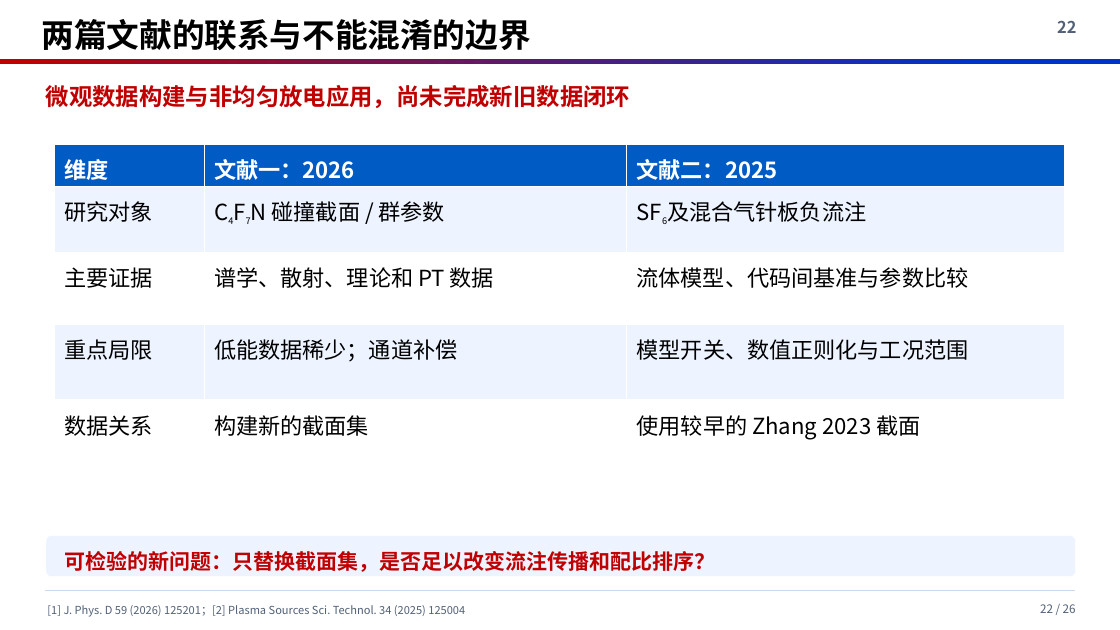
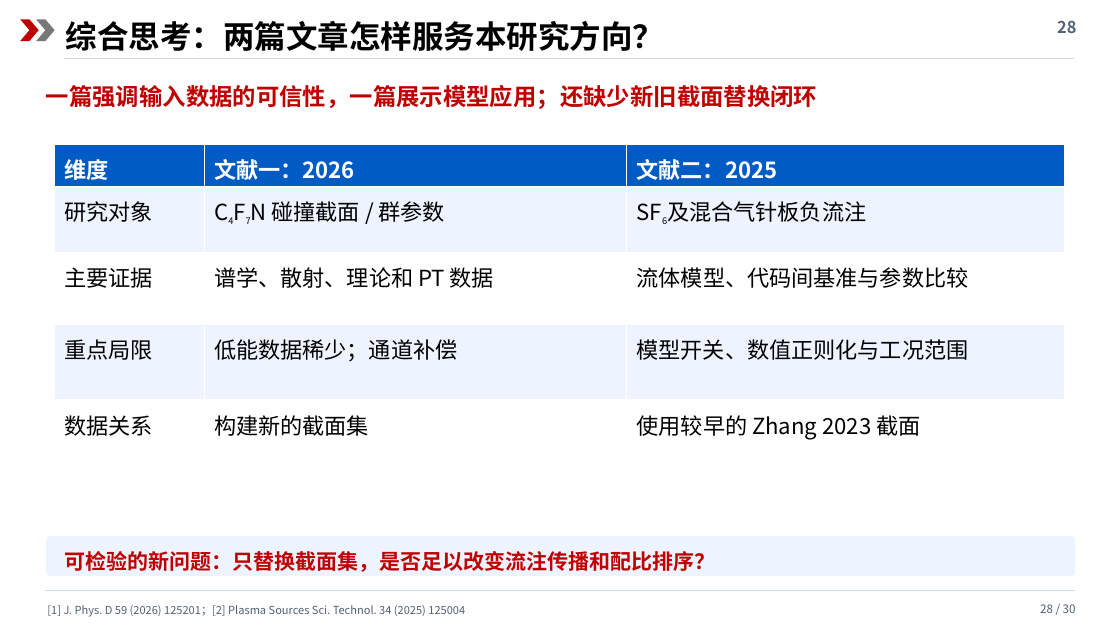
Before and after one commit to cass1223/cassbook, a slide deck: slide 28 of presentations/c4f7n/c4f7n_review.pptx (slide 22 before the commit). Drawn at 1120x630 pixels with LibreOffice and Linux fonts; fonts in the diff are those of the drawing. Boxes give left, top, right and bottom in pixels: in the first picture for what was removed or moved away, otherwise in the second. Text is boxed around its words. In the diff, an @@ line names an element or a change of style, - is before the commit and + after.

```diff
--- a/presentations/c4f7n/c4f7n_review.pptx
+++ b/presentations/c4f7n/c4f7n_review.pptx
@@ rectangle added at (0, 0, 1120, 71), fill #FFFFFF @@
@@ chevron added at (20, 19, 39, 41), fill #C00000 @@
@@ chevron added at (36, 19, 55, 41), fill #777777 @@
@@ text removed at (42, 19, 531, 50) @@
-两篇文献的联系与不能混淆的边界
@@ text added at (66, 21, 665, 51), 27 pt, text #000000, bold @@
+综合思考：两篇文章怎样服务本研究方向？
@@ rectangle removed at (1008, 0, 1120, 55) @@
@@ text at (1057, 20, 1076, 33): text changed @@
-22
+28
@@ line added from (64, 58) to (1074, 58), #D7D7D7 0.7 pt @@
@@ text at (46, 85, 817, 109): text changed @@
-微观数据构建与非均匀放电应用，尚未完成新旧数据闭环
+一篇强调输入数据的可信性，一篇展示模型应用；还缺少新旧截面替换闭环
@@ text at (1040, 604, 1076, 613): text changed @@
-22 / 26
+28 / 30
```
Also in this commit, not shown: 16 other slides changed, 13 slides added, 9 slides removed, 4 other files.
